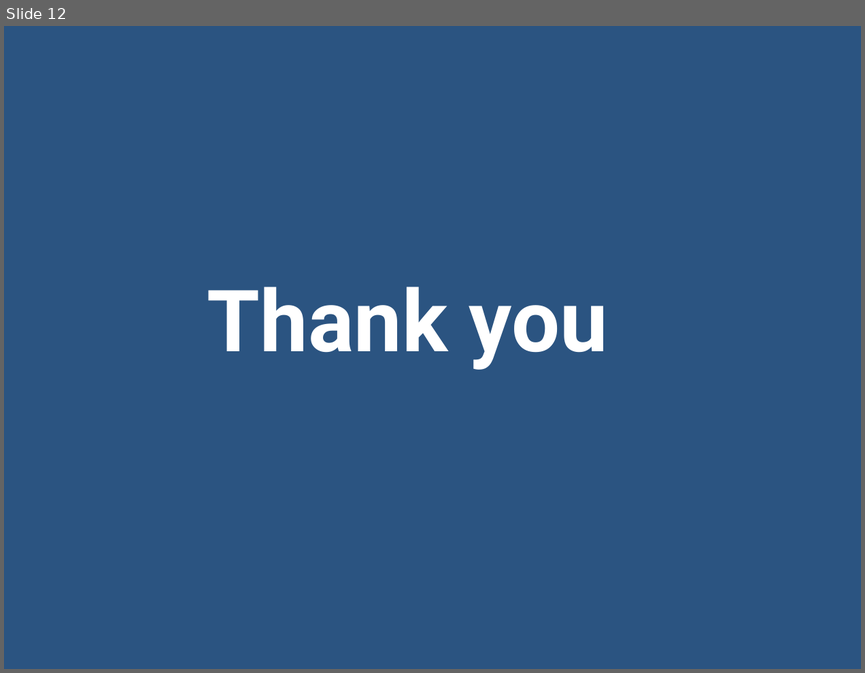
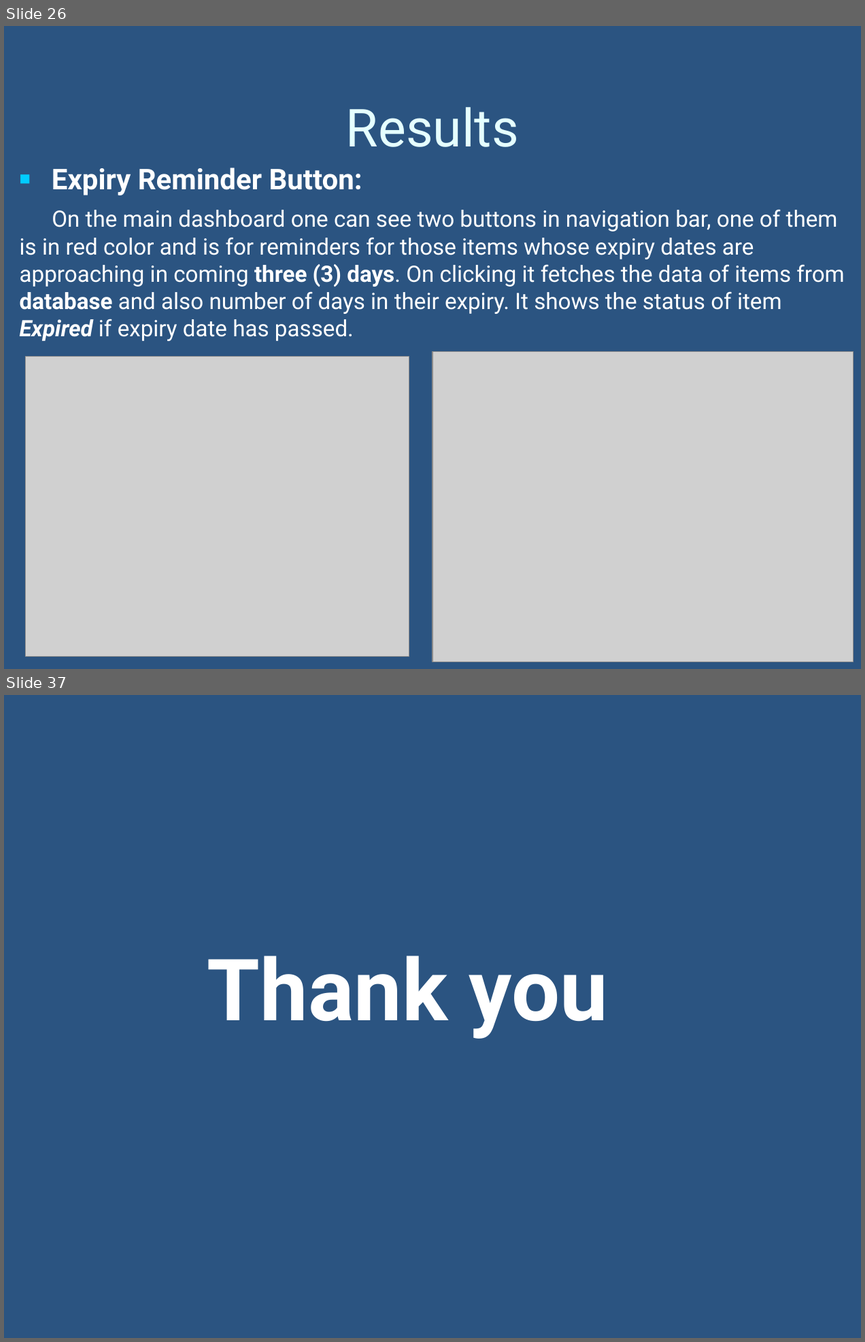
Before and after one commit to bc220403459/food_waste_management_system, a slide deck: documentation/2_FinalPresentation.pptx. Shown one above the other, each under a label of ours: slide 12 before the commit, slides 26 and 37 after it; the slides between them are not shown. The pictures are 865x673 and 865x1342 pixels, drawn with LibreOffice and Linux fonts; fonts in the diff are those of the drawing; grey boxes stand for pictures; background and template pictures are left out. Boxes give left, top, right and bottom in pixels: in the first picture for what was removed or moved away, otherwise in the second. Text is boxed around its words. In the diff, an @@ line names an element or a change of style, - is before the commit and + after.

```diff
--- a/documentation/2_FinalPresentation.pptx
+++ b/documentation/2_FinalPresentation.pptx
@@ slide 26 added at <box>4,26,861,669</box>, background picture (left out) @@
@@ title added at <box>346,107,519,147</box>, 44 pt, text #E5FFFF @@
+Results
@@ text added at <box>20,167,844,341</box>, 19 pt, text #FFFFFF @@
+■ Expiry Reminder Button:
+On the main dashboard one can see two buttons in navigation bar, one of them is in red color and is for reminders for those items whose expiry dates are approaching in coming three (3) days. On clicking it fetches the data of items from database and also number of days in their expiry. It shows the status of item Expired if expiry date has passed.
@@ picture added at <box>432,352,853,662</box> @@
@@ picture added at <box>26,356,409,656</box> @@
@@ what was slide 12 is now slide 37 @@
```
Also in this commit, not shown: 8 slides changed, 26 other slides added, 2 slides removed, 5 other files.
